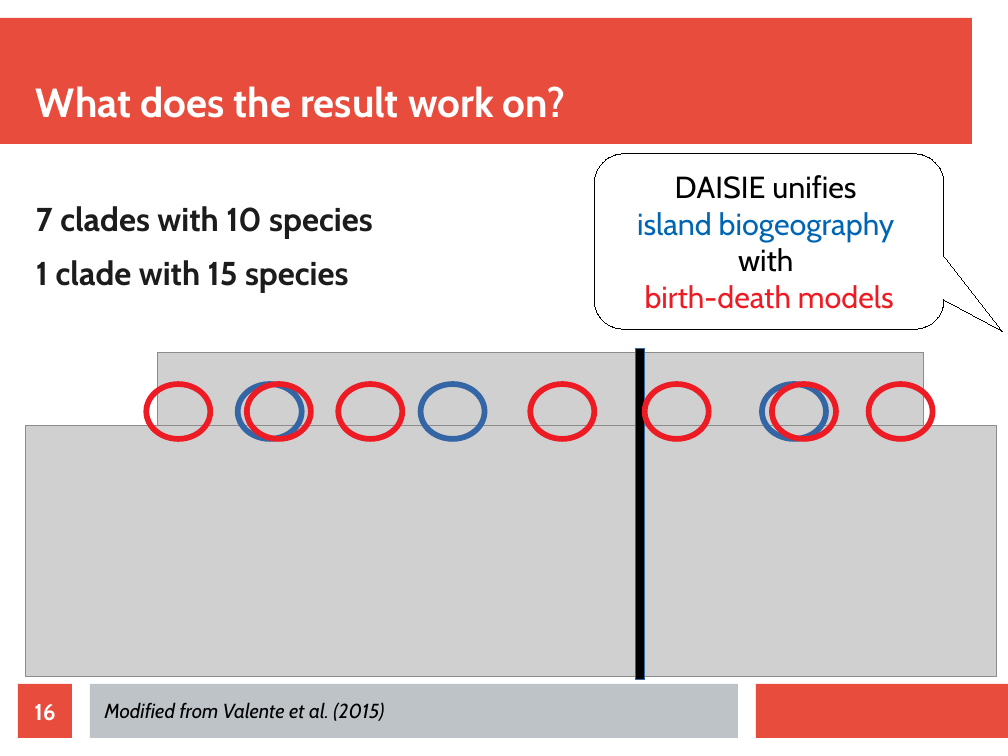
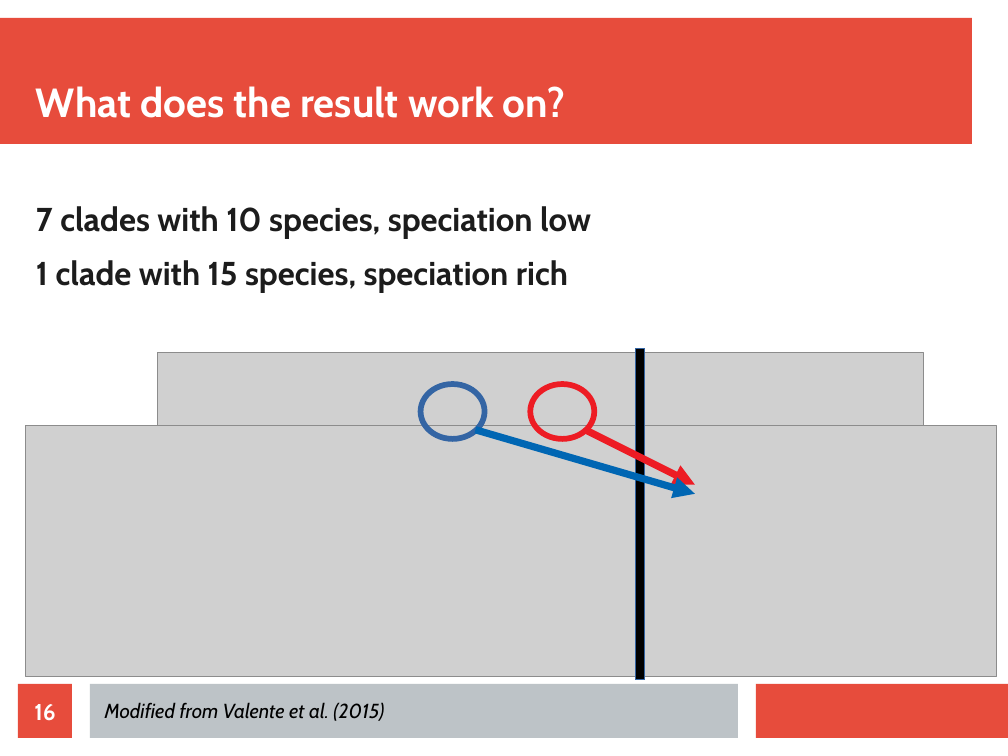
Before and after one commit to richelbilderbeek/Science, a slide deck: slide 16 of Bilderbeek20180622/Bilderbeek20180622.odp. Drawn at 1008x756 pixels with LibreOffice and Linux fonts; fonts in the diff are those of the drawing; grey boxes stand for pictures. Boxes give left, top, right and bottom in pixels: in the first picture for what was removed or moved away, otherwise in the second. Text is boxed around its words. In the diff, an @@ line names an element or a change of style, - is before the commit and + after.

```diff
--- a/Bilderbeek20180622/Bilderbeek20180622.odp
+++ b/Bilderbeek20180622/Bilderbeek20180622.odp
@@ rounded speech box removed at box(595, 154, 944, 329) @@
-DAISIE unifies
-island biogeography
-with
-birth-death models
@@ text at box(36, 206, 591, 292): text changed @@
-7 clades with 10 species
-1 clade with 15 species
+7 clades with 10 species, speciation low
+1 clade with 15 species, speciation rich
@@ ellipse removed at box(146, 384, 210, 439) @@
@@ ellipse removed at box(238, 384, 302, 439) @@
@@ ellipse removed at box(247, 384, 311, 439) @@
@@ ellipse removed at box(338, 384, 402, 439) @@
@@ ellipse removed at box(645, 384, 709, 439) @@
@@ ellipse removed at box(762, 384, 826, 439) @@
@@ ellipse removed at box(772, 384, 836, 439) @@
@@ ellipse removed at box(869, 384, 933, 439) @@
@@ arrow added from (476, 430) to (695, 494), #0066B3 5.67 pt @@
@@ arrow added from (585, 430) to (695, 485), #ED1C24 5.67 pt @@
```
Also in this commit, not shown: 1 other slide changed, 1 other file.
